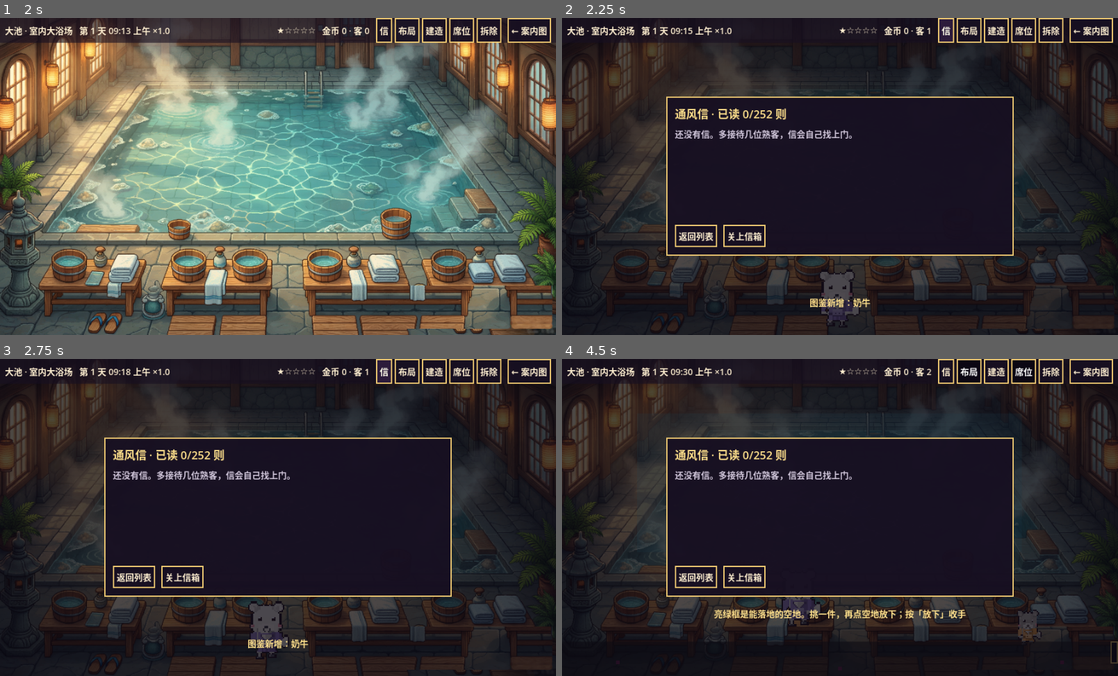
Above: before the commit, frames 1-4 (two rows, left to right).
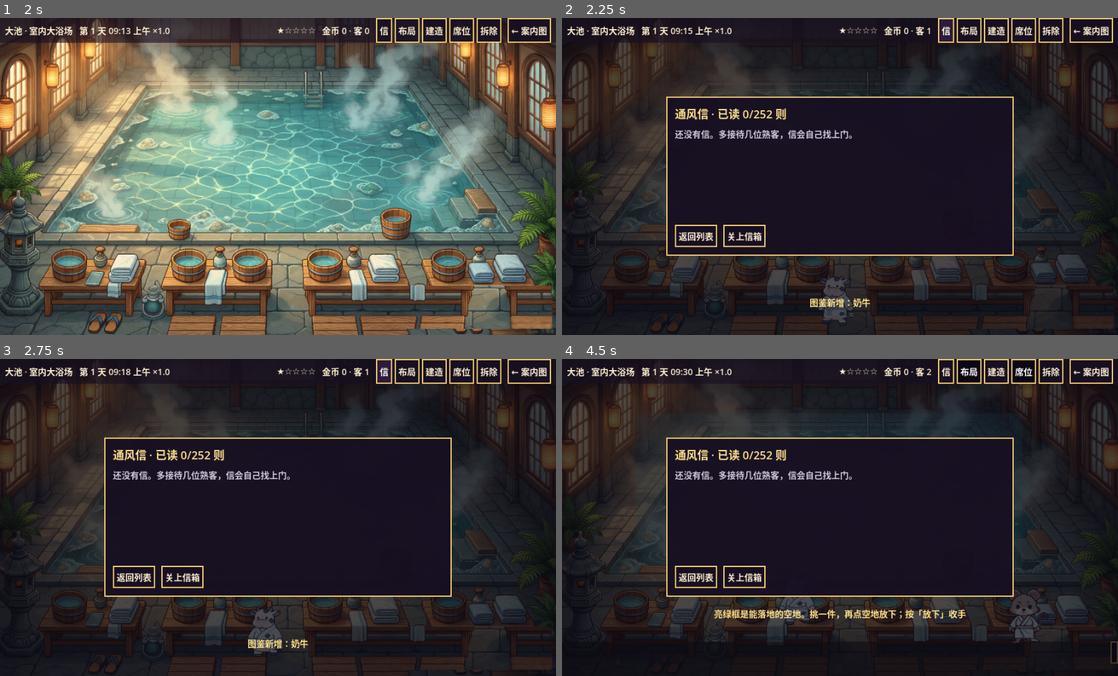
Above: after the commit, the same moments.

Repository: lpc1013/wuyintangwu
Game: Godot game, scene res://scenes/title.tscn
Same seed, same stepped clock (60 frames per second), same inputs: the game is played once before the commit and once after it.
Inputs:
- Up to frame 1 (2 s): click "开始营业" at 0.5 s; click "大池 · 室内大浴场" at 1.25 s
- Up to frame 2 (2.25 s): click "信" at 2 s
- Up to frame 3 (2.75 s): no input
- Up to frame 4 (4.5 s): click "布局" at 2.75 s; click "建造" at 3.5 s; click "席位" at 4.25 s

Frame 1 is identical in both runs. In frame 2, 0.5% of the frame differs, in the area x 46-54%, y 79-98%; in frame 3, 0.5%; in frame 4, 0.7%, in the area x 39-88%, y 72-90%.

Commit message:
feat(art): 客人改吃即梦贴图，一个物种六张姿态同进同出
程序化那套 32 网格在 896×512 的画面上太小，逐物种手改画法也追不上名册扩张。
改成读 godot/assets/animals/<物种>_<姿态>.png（72×96，即梦原图经
sprite_from_ai.py 抠底-量化-缩放到屏幕像素出图）。

三个坑按判据钉死：
- 只认 walk 那一张当「这物种迁完了」的信号，缺的迈步帧拿自己的 walk 顶，
  绝不退回程序化画法——两档像素密度在换腿时来回跳，玩家看到的不是换腿
  而是整只抖动。selfcheck 因此逐物种盯住六张是否同画布。
- 直接 FileAccess 读文件而不是 load()：贴图不必经编辑器导入就能用，
  --script 跑自检时才不会因为 .godot/imported 缺席而全员退回程序化。
- 沉浮与摆幅写在精灵局部坐标里，得乘回各自的显示倍率（贴图 1 倍、程序化
  2 倍），否则换成贴图后同一档步态数值在屏幕上只晃一半。

spritesheet 跟着走 Guest._tex 而不是直接画 PixelArt：迁了的物种要看见贴图，
画程序化那套等于没验收；一格放大到 200 才装得下贴人物。
vibe_images/ai_raw 存下 20 只的原图与候选——即梦生成不可复现，那是重落位
唯一的源。jimeng_one.js 从被忽略的 _tmp/ 挪进 godot/tools/：它里面那串选择器
是拿一整个晚上试出来的，留在丢弃目录里等于下次重新踩。

Diff:
--- a/godot/scripts/guest.gd
+++ b/godot/scripts/guest.gd
@@ -18,6 +18,14 @@
 ## 基准步幅：一脚步子迈过的地面距离，实际步幅再乘物种步态档位。
 ## 步频由它与实际速度共同决定，动画跟着位移走就不会滑步
 const STEP_PX := 20.0
+## AI 贴图目录：落位脚本把即梦原图处理成 <物种>_<姿态>.png 放这里。
+## 只认 walk 那一张作为「这个物种已经迁完」的信号——迁一半的物种宁可全套用
+## 自己的 walk 顶帧，也不能在迈步时把 72 网格的图和 32 网格的程序化图来回切，
+## 玩家看到的不是换腿而是整只抖动
+const AI_DIR := "res://assets/animals"
+## 贴图按最终屏幕像素出图，画布多大就是多大；程序化那套才需要 2 倍放大
+const AI_SCALE := 1.0
+const PROC_SCALE := 2.0
 ## 基准换帧序列：只换抬哪条腿，具体走哪几帧由步态档位给（跳步物种另有 hop 帧）
 const STRIDE := ["stepL", "stepR"]
 
@@ -31,6 +39,8 @@
 signal leaving(guest: Node2D)
 
 static var _tex_cache := {}
+## 请求过但磁盘上没有的 <物种>_<姿态>：自检拿它核对迁移是否漏帧
+static var _ai_missing := {}
 
 var state := State.WALK_IN
 var species := "shib"
@@ -59,6 +69,9 @@
 var _murmured := false
 var _step_out_pos := Vector2.ZERO
 var _walk_off := 0.0
+## 精灵放大倍率：程序化 2 倍、贴图 1 倍。沉浮与摆幅写在精灵局部坐标里，
+## 不乘回这个倍率，换成贴图后同样的档位数值在屏幕上只晃一半
+var tex_scale := PROC_SCALE
 
 var sprite: Sprite2D
 var ripple: Sprite2D
@@ -81,7 +94,8 @@
 	target = slot.pos + Vector2(0, -4)
 	sprite = Sprite2D.new()
 	sprite.texture = _tex(species, yukata, "walk")
-	sprite.scale = Vector2(2, 2)
+	tex_scale = tex_scale_for(species)
+	sprite.scale = Vector2(tex_scale, tex_scale)
 	# 底部中心锚定：脚掌落在节点位置上方 FOOT_PAD 像素，体型不同也不会浮空或陷地
 	_walk_off = FOOT_PAD - sprite.texture.get_height() * 0.5
 	sprite.offset = Vector2(0, _walk_off)
@@ -90,10 +104,46 @@
 	add_to_group("guests")
 
 static func _tex(sp: String, yk: Color, pose: String) -> Texture2D:
+	var ai := _ai_tex(sp, pose)
+	if ai != null:
+		return ai
+	# 这个物种已经吃贴图了，缺的帧就拿自己的中立帧顶上：
+	# 抬腿帧退回程序化画法会让两档像素密度在迈步时来回跳，比不换腿难看得多
+	var stand := _ai_tex(sp, "walk")
+	if stand != null:
+		return stand
 	var key := "%s|%s|%s" % [sp, yk.to_html(), pose]
 	if not _tex_cache.has(key):
 		_tex_cache[key] = ImageTexture.create_from_image(PixelArt.make_animal(sp, yk, pose))
 	return _tex_cache[key]
+
+## 直接读文件而不是 load()：贴图不必经编辑器导入就能用，
+## --script 跑自检时才不会因为 .godot/imported 缺席而全员退回程序化画法
+static func _ai_tex(sp: String, pose: String) -> Texture2D:
+	var key := "ai|%s|%s" % [sp, pose]
+	if _tex_cache.has(key):
+		return _tex_cache[key]
+	var path := "%s/%s_%s.png" % [AI_DIR, sp, pose]
+	var tex: Texture2D = null
+	if FileAccess.file_exists(path):
+		var img := Image.load_from_file(path)
+		if img != null:
+			tex = ImageTexture.create_from_image(img)
+	if tex == null:
+		# 没迁的物种整组都缺，记下来只会把名单冲成一片噪音；只报「已经吃了贴图却漏帧」的
+		if pose != "walk" and _ai_tex(sp, "walk") != null:
+			_ai_missing["%s_%s" % [sp, pose]] = true
+	_tex_cache[key] = tex
+	return tex
+
+## 这个物种有没有迁到贴图：只看 walk 那一张，与 _tex 的判据保持一致
+static func uses_ai_tex(sp: String) -> bool:
+	return _ai_tex(sp, "walk") != null
+
+## 该物种精灵的屏幕倍率：贴图本身就是最终尺寸，只有程序化那套 32 网格才放大 2 倍。
+## 走路与对照表共用这一个判据，免得验收时看着对、进游戏却是两个人
+static func tex_scale_for(sp: String) -> float:
+	return AI_SCALE if uses_ai_tex(sp) else PROC_SCALE
 
 func state_name() -> String:
 	return State.keys()[state]
@@ -137,15 +187,15 @@
 ## 跳步物种反过来：腾空帧两脚在画里已经收起来，这时整只离地才是对的。
 func _bob(pose: String, phase: float) -> float:
 	if pose == "hop":
-		return -float(gait.get("air", 0.0)) if phase > 0.2 else 0.0
+		return -float(gait.get("air", 0.0)) * tex_scale if phase > 0.2 else 0.0
 	if phase < float(gait.get("dip_t", 0.28)):
-		return float(gait.get("dip", 0.0))
+		return float(gait.get("dip", 0.0)) * tex_scale
 	return 0.0
 
 ## 摇摆：身子随两脚交替左右倒，只有蹼禽与海豹那一档给非零值
 func _sway(n: int) -> float:
 	var s := float(gait.get("sway", 0.0))
-	return s if n % 2 == 0 else -s
+	return s * tex_scale if n % 2 == 0 else -s * tex_scale
 
 ## 走完一段：回到两脚着地的中立帧，落座与泡水都从这个姿势接
 func _finish_walk() -> void:
--- a/godot/scripts/selfcheck.gd
+++ b/godot/scripts/selfcheck.gd
@@ -312,6 +312,28 @@
 			if failures == lift_fail:
 				print("OK lift: indoor 飘字与气泡抬到夜罩之上，气泡跟着客人走")
 		room.queue_free()
+	# 贴图迁移：一个物种一旦吃了贴图，六张必须同画布——混进一张程序化图，
+	# 迈步时就是两档像素密度来回跳，玩家看到的不是换腿而是整只抖动。
+	# 走 load 而不是直接写 Guest：guest.gd 正文引用自动加载，静态引它会崩掉入口脚本
+	var guest_script := load("res://scripts/guest.gd") as GDScript
+	var tex_fail := failures
+	var tex_migrated := 0
+	for id in GameData.SPECIES.keys():
+		if not bool(guest_script.call("uses_ai_tex", String(id))):
+			continue
+		tex_migrated += 1
+		var base: Texture2D = guest_script.call("_tex", String(id), Color.WHITE, "walk")
+		for pose in ["stepL", "stepR", "hop", "soak", "rest"]:
+			var t: Texture2D = guest_script.call("_tex", String(id), Color.WHITE, pose)
+			if t.get_size() != base.get_size():
+				printerr("FAIL ", id, " 的 ", pose, " 画布 ", t.get_size(),
+						" 与 walk ", base.get_size(), " 不同")
+				failures += 1
+	if tex_migrated == 0:
+		printerr("FAIL 没有任何物种吃到贴图，assets/animals 空了")
+		failures += 1
+	elif failures == tex_fail:
+		print("OK tex: ", tex_migrated, " 个物种吃贴图，六张姿态同画布")
 	if failures > 0:
 		printerr("SELFCHECK FAILED: ", failures)
 	else:
--- a/godot/scripts/spritesheet.gd
+++ b/godot/scripts/spritesheet.gd
@@ -1,12 +1,14 @@
 extends SceneTree
-## 导出精灵对照表：20 物种 × (站立 / 迈步两帧 / 腾空 / 泡汤 / 落座)，用于校验属性驱动的程序化像素造型。
+## 导出精灵对照表：名册里每一只 × (站立 / 迈步两帧 / 腾空 / 泡汤 / 落座)，用于逐物种验收造型。
+## 走 Guest._tex 而不是直接画 PixelArt：迁到贴图的物种要看见贴图，画程序化那套等于没验收。
 ## 用法：APPDATA=<仓库>/godot/tools/_userdata Godot_console.exe --headless --path godot --script res://scripts/spritesheet.gd
 ## APPDATA 必须改指：4.7 已没有 --user-dir 参数，存档默认落在玩家真实进度目录。
 
 const OUT := "res://../vibe_images/_sprite_sheet.png"
 const COLS := 4
-const CELL := 170
-const SCALE := 3
+## 一格要装得下贴人物：贴图 72×96 按屏幕 2 倍放大就是 144×192
+const CELL := 200
+const SCALE := 2
 ## 三张行走帧并排才看得出步态差多少：同一只动物的 walk / stepL / stepR 落在同格列的三个区块里。
 ## hop 只有兔与蛙用得上，但每只都画一份，才能一眼看出某档是不是该有这一帧。
 const POSES := ["walk", "stepL", "stepR", "hop", "soak", "rest"]
@@ -21,32 +23,39 @@
 	var img := Image.create(CELL * (POSES.size() * COLS + 1), CELL * (rows + 2), false, Image.FORMAT_RGBA8)
 	img.fill(Color(0.11, 0.08, 0.14, 1.0))
 	_grid(img, rows + 1)
+	# 走 load 而不是直接写 Guest：guest.gd 正文引用自动加载，静态引它会崩掉入口脚本
+	var guest_script := load("res://scripts/guest.gd") as GDScript
 	for i in ids.size():
 		var id := String(ids[i])
 		var r := i / COLS
 		var c := i % COLS
+		# 按游戏里的真实倍率画：贴图本身就是屏幕尺寸，程序化那套才乘 2，
+		# 两档都按各自倍率落到屏幕上，这一格才比得出谁大谁小
+		var sc := int(guest_script.call("tex_scale_for", id))
 		for p in POSES.size():
 			var pose: String = POSES[p]
 			# 同一只动物五个姿态共用一件浴衣：换了颜色就没法直接比出三帧行走的差别
 			var yukata: Color = PixelArt.YUKATA[i % PixelArt.YUKATA.size()]
-			var tex := PixelArt.make_animal(id, yukata, pose)
-			var ox := ((p * COLS + c) + 1) * CELL + (CELL - tex.get_width() * SCALE) / 2
-			var oy := (r + 1) * CELL + (CELL - tex.get_height() * SCALE) / 2
-			_blit_scaled(img, tex, ox, oy)
+			var tex: Texture2D = guest_script.call("_tex", id, yukata, pose)
+			var w := tex.get_image().get_width() * sc
+			var h := tex.get_image().get_height() * sc
+			var ox := ((p * COLS + c) + 1) * CELL + (CELL - w * SCALE) / 2
+			var oy := (r + 1) * CELL + (CELL - h * SCALE) / 2
+			_blit_scaled(img, tex.get_image(), ox, oy, sc * SCALE)
 	# 设施带：按 FACILITY_IDS 顺序横排
 	for i in fids.size():
 		var fid := String(fids[i])
 		var ftex := PixelArt.make_facility(fid)
 		var fx := (i + 1) * CELL + (CELL - ftex.get_width() * SCALE) / 2
 		var fy := (rows + 1) * CELL + (CELL - ftex.get_height() * SCALE) / 2
-		_blit_scaled(img, ftex, fx, fy)
+		_blit_scaled(img, ftex, fx, fy, SCALE)
 	# 参考件：水波环 / 心心 / 茶烟
 	var ripple := PixelArt.make_ripple(20)
-	_blit_scaled(img, ripple, CELL, CELL / 2 - 8)
+	_blit_scaled(img, ripple, CELL, CELL / 2 - 8, SCALE)
 	var heart := PixelArt.make_heart()
-	_blit_scaled(img, heart, CELL * 2, CELL / 2 - 8)
+	_blit_scaled(img, heart, CELL * 2, CELL / 2 - 8, SCALE)
 	var puff := PixelArt.make_steam_puff()
-	_blit_scaled(img, puff, CELL * 3, CELL / 2 - 12)
+	_blit_scaled(img, puff, CELL * 3, CELL / 2 - 12, SCALE)
 	var err := img.save_png(OUT)
 	print("spritesheet err=", err, " species=", ids.size(), " facilities=", fids.size(), " -> ", OUT)
 	quit()
@@ -63,15 +72,15 @@
 		for cx in w:
 			img.set_pixel(cx, cy, line)
 
-func _blit_scaled(img: Image, src: Image, x: int, y: int) -> void:
+func _blit_scaled(img: Image, src: Image, x: int, y: int, f: int) -> void:
 	for sy in src.get_height():
 		for sx in src.get_width():
 			var c: Color = src.get_pixel(sx, sy)
 			if c.a <= 0.0:
 				continue
-			for dy in SCALE:
-				for dx in SCALE:
-					var px := x + sx * SCALE + dx
-					var py := y + sy * SCALE + dy
+			for dy in f:
+				for dx in f:
+					var px := x + sx * f + dx
+					var py := y + sy * f + dy
 					if px >= 0 and py >= 0 and px < img.get_width() and py < img.get_height():
 						img.set_pixel(px, py, c)
Binary file added: godot/assets/animals/bear_hop.png
Binary file added: godot/assets/animals/bear_rest.png
Binary file added: godot/assets/animals/bear_soak.png
Binary file added: godot/assets/animals/bear_stepL.png
Binary file added: godot/assets/animals/bear_stepR.png
Binary file added: godot/assets/animals/bear_walk.png
Binary file added: godot/assets/animals/capy_hop.png
Binary file added: godot/assets/animals/capy_rest.png
Binary file added: godot/assets/animals/capy_soak.png
Binary file added: godot/assets/animals/capy_stepL.png
Binary file added: godot/assets/animals/capy_stepR.png
Binary file added: godot/assets/animals/capy_walk.png
(and 202 more such lines)
